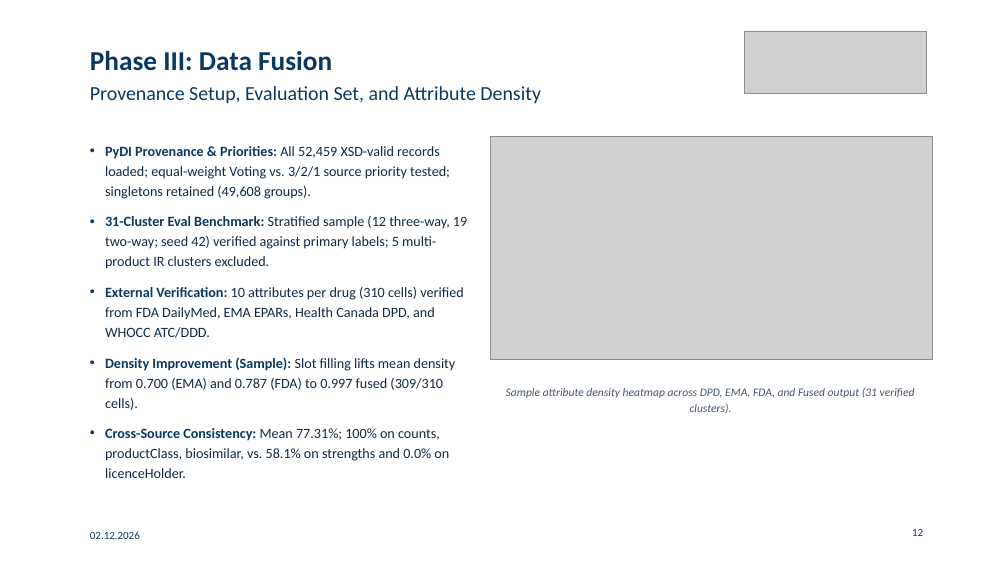
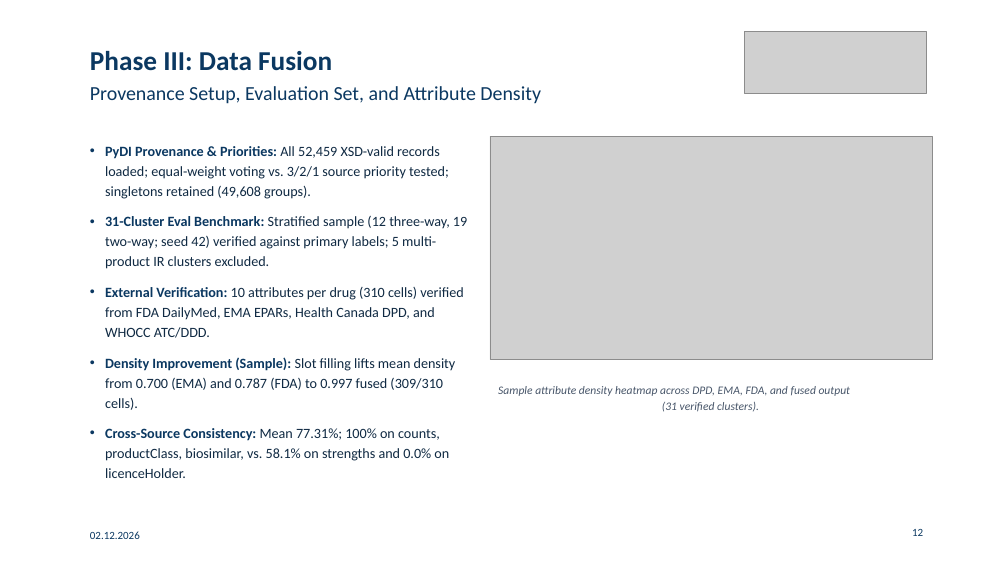
Before and after one commit to gabegagster/wdi-drug-integration, a slide deck: slide 12 of docs/presentation/wdi_drug_integration_presentation.pptx. Drawn at 1008x567 pixels with LibreOffice and Linux fonts; fonts in the diff are those of the drawing; grey boxes stand for pictures. Boxes give left, top, right and bottom in pixels: in the first picture for what was removed or moved away, otherwise in the second. Text is boxed around its words. In the diff, an @@ line names an element or a change of style, - is before the commit and + after.

```diff
--- a/docs/presentation/wdi_drug_integration_presentation.pptx
+++ b/docs/presentation/wdi_drug_integration_presentation.pptx
@@ text at box(105, 146, 449, 199): text changed @@
-• PyDI Provenance & Priorities: All 52,459 XSD-valid records loaded; equal-weight Voting vs. 3/2/1 source priority tested; singletons retained (49,608 groups).
+• PyDI Provenance & Priorities: All 52,459 XSD-valid records loaded; equal-weight voting vs. 3/2/1 source priority tested; singletons retained (49,608 groups).
@@ text at box(498, 386, 850, 412): text changed @@
-Sample attribute density heatmap across DPD, EMA, FDA, and Fused output (31 verified clusters).
+Sample attribute density heatmap across DPD, EMA, FDA, and fused output
+(31 verified clusters).
```
Also in this commit, not shown: 11 other slides changed, 1 other file.
